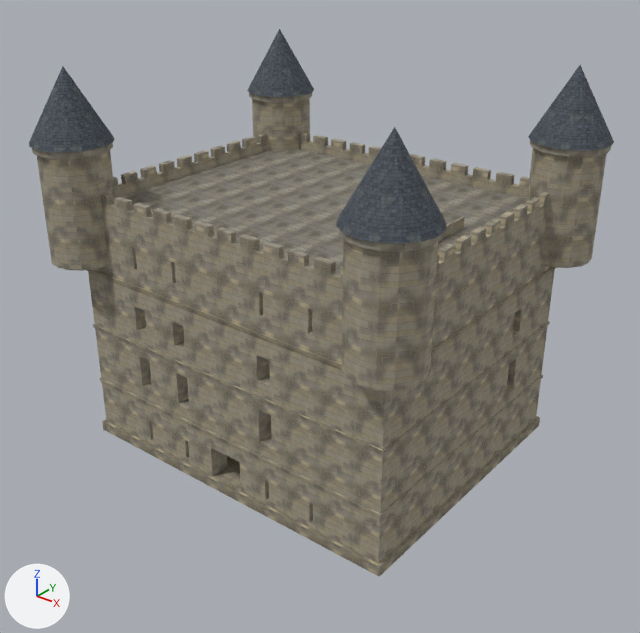
An edit to the glTF model art/br/models-base/fort-keep.fort-v1.lod0.glb, drawn before and after from the same camera.
Rendered twice from a 50 mm camera at (48.2, -60.6, 50.2) aimed at (1.2, -1.8, 13.8). The axes (+X, +Y, +Z) are drawn at lower left. The lights are the same throughout. The picture after the commit comes second. Where no turn or scale is listed for an object, it has been applied to the vertices. Vertices at exactly the same position are counted once.

The scene before the commit, as lines of its bpy script (objects in view):
```python
me_fort_keep = bpy.data.meshes.new('fort-keep')
me_fort_keep.from_pydata(...)  # 2868 vertices, 4976 faces; spans x -20.7..20.7, y -17.7..17.7, z -18.3..18.3
# faces by material slot: [20, 4750, 10, 128, 68]
me_fort_keep.materials.append(mat_fort_keep_castlefloor)
me_fort_keep.materials.append(mat_fort_keep_castlestone)
me_fort_keep.materials.append(mat_fort_keep_paint)
me_fort_keep.materials.append(mat_fort_keep_slate)
me_fort_keep.materials.append(mat_fort_keep_wood)
ob_fort_keep = bpy.data.objects.new('fort-keep', me_fort_keep)
ob_fort_keep.location = (0.0, 0.0, 18.2)
```
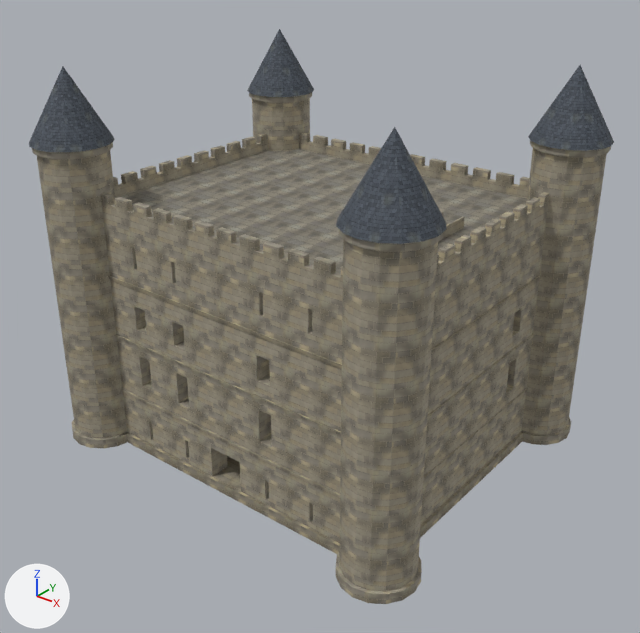
Location of each change, [x1, y1, x2, y2] in pixels of the pictures (640 x 633 px):
'fort-keep', reshaped
    before: [29, 29, 614, 576]
    after: [29, 29, 614, 604]
part 1 of me_fort_keep, added
    after: [522, 417, 571, 445]
part 2 of me_fort_keep, added
    after: [72, 420, 128, 449]
part 3 of me_fort_keep, added
    after: [336, 553, 422, 604]
part 4 of me_fort_keep, added
    after: [52, 259, 592, 592]

What the commit changed:
me_fort_keep is used by ob_fort_keep; location (0.0, 0.0, 18.2).
me_fort_keep had 2868 vertices, 4976 faces and spanned x -20.7..20.7, y -17.7..17.7, z -18.3..18.3.
me_fort_keep now has 3244 vertices, 5632 faces and spans x -20.7..20.7, y -17.7..17.7, z -18.3..18.3.
me_fort_keep part 1: a new loose piece of 52 vertices spanning x 13.5..20.5, y 10.5..17.5, z -18.3..-17.3, in mat_fort_keep_castlestone.
me_fort_keep part 2: a new loose piece of 52 vertices spanning x -20.5..-13.5, y -17.5..-10.5, z -18.3..-17.3, in mat_fort_keep_castlestone.
me_fort_keep part 3: a new loose piece of 52 vertices spanning x 13.5..20.5, y -17.5..-10.5, z -18.3..-17.3, in mat_fort_keep_castlestone.
me_fort_keep part 4: 104 vertices added at x -20.2..20.2, y -17.2..17.2, z -18.3.
Other edits to the shape of me_fort_keep do not show in these pictures.
